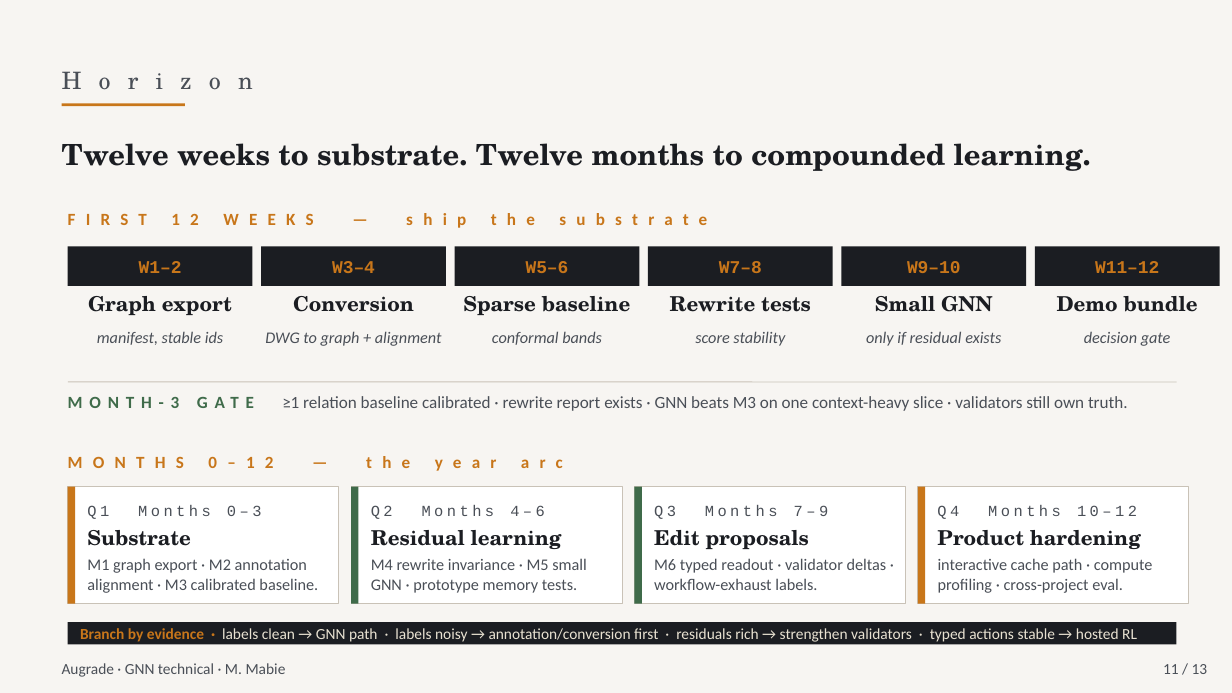
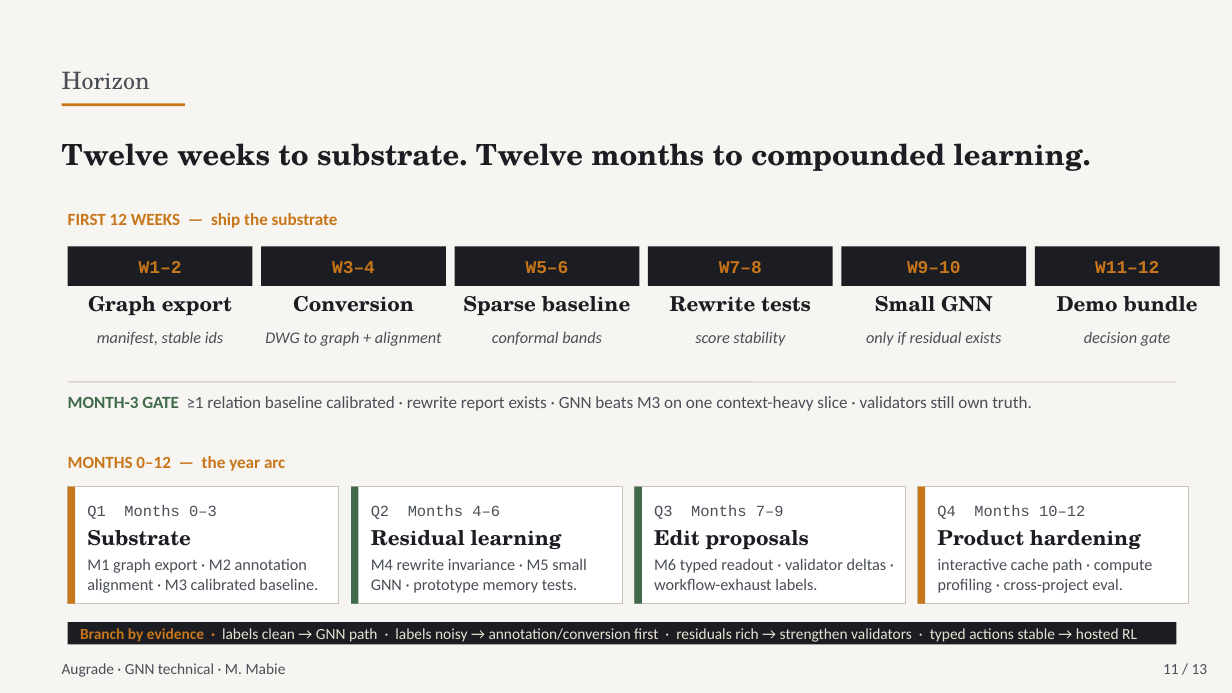
Before and after one commit to mlmabie/DXF_Primitive_to_Polygon, a slide deck: slide 11 of gnn_plan/artifacts/Augrade GNN Strategy v2 - Technical.pptx. Drawn at 1232x693 pixels with LibreOffice and Linux fonts; fonts in the diff are those of the drawing. Boxes give left, top, right and bottom in pixels: in the first picture for what was removed or moved away, otherwise in the second. Text is boxed around its words. In the diff, an @@ line names an element or a change of style, - is before the commit and + after.

```diff
--- a/gnn_plan/artifacts/Augrade GNN Strategy v2 - Technical.pptx
+++ b/gnn_plan/artifacts/Augrade GNN Strategy v2 - Technical.pptx
@@ text "Horizon" at <box>62,71,150,90</box>: letter spacing 10 to 0 pt @@
@@ text "FIRST 12 WEEKS — ship ..." at <box>68,213,338,228</box>: letter spacing 6 to 0 pt @@
@@ text "MONTH-3 GATE ≥1 relation baseline ..." at <box>68,396,1032,411</box>: letter spacing 4 to 0 pt in "MONTH-3 GATE" @@
@@ text "MONTHS 0–12 — the year ..." at <box>68,456,285,471</box>: letter spacing 6 to 0 pt @@
@@ letter spacing 2 to 0 pt in 4 elements at <box>87,505,217,519</box>, <box>371,505,500,519</box>, <box>654,505,784,519</box>, <box>937,505,1085,519</box> @@
```
Also in this commit, not shown: 12 other slides changed, 3 other files.
